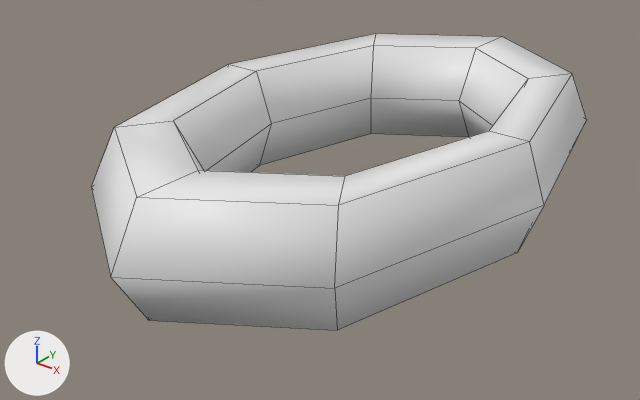
The Blender file GMTK Jam 2021/Assets/untitled.blend: old version first, new version second.
Before and after are seen from a 50 mm camera at (1.9, -2.64, 1.35) aimed at (-0.07, -0.17, -0.18). The axes (+X, +Y, +Z) are drawn at lower left. The lights are the same throughout. Mesh edges are drawn as thin lines.

The scene before the commit, as lines of its bpy script (objects in view):
```python
me_torus = bpy.data.meshes.new('Torus')
me_torus.from_pydata(...)  # 48 vertices, 48 faces; spans x -1.25..1.25, y -1.25..1.25, z -0.22..0.22
me_torus.polygons.foreach_set('use_smooth', [True] * 48)
ob_torus = bpy.data.objects.new('Torus', me_torus)
ob_torus.location = (0.0, 0.0, 0.0)
ob_torus.scale = (0.628, 1.0, 1.0)
```
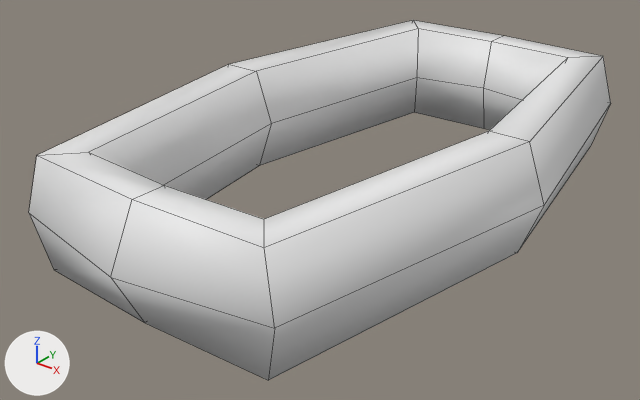
Diff of the bpy script that builds the scene:
```diff
--- a/GMTK Jam 2021/Assets/untitled.blend.py
+++ b/GMTK Jam 2021/Assets/untitled.blend.py
@@ me_torus @@
 # used by ob_torus; location = (0.0, 0.0, 0.0); scale = (0.628, 1.0, 1.0)
-me_torus.from_pydata(...)  # 48 vertices, 48 faces; spans x -1.25..1.25, y -1.25..1.25, z -0.22..0.22
+me_torus.from_pydata(...)  # 48 vertices, 48 faces; spans x -0.79..0.79, y -1.25..1.25, z -0.22..0.22
+# me_torus part 1: 46 of 48 vertices moved; they spanned x -1.25..1.25, y -1.12..1.12, z -0.22..0.22 and now span x -0.79..0.79, y -1.15..1.15, z -0.22..0.22; mean shift (0.0, 0.0, 0.0); largest move (-1.25, 0.0, 0.0) -> (-0.79, 0.0, 0.0)
@@ ob_torus @@
 ob_torus.location = (0.0, 0.0, 0.0)
-ob_torus.scale = (0.628, 1.0, 1.0)
```

Changed parts and their boxes (x1, y1, x2, y2) in the pictures (640 x 400 px):
'Torus', reshaped, rescaled (17% wider, 22% taller)
    before: (91, 34, 587, 330)
    after: (29, 20, 611, 380)
